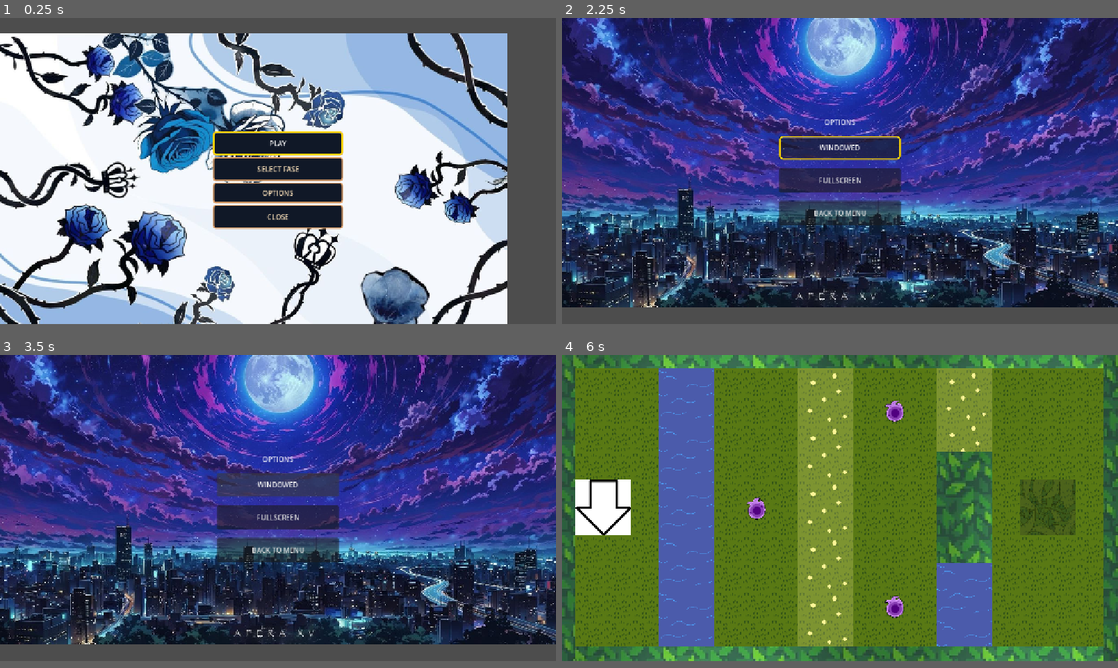
Above: before the commit, frames 1-4 (two rows, left to right).
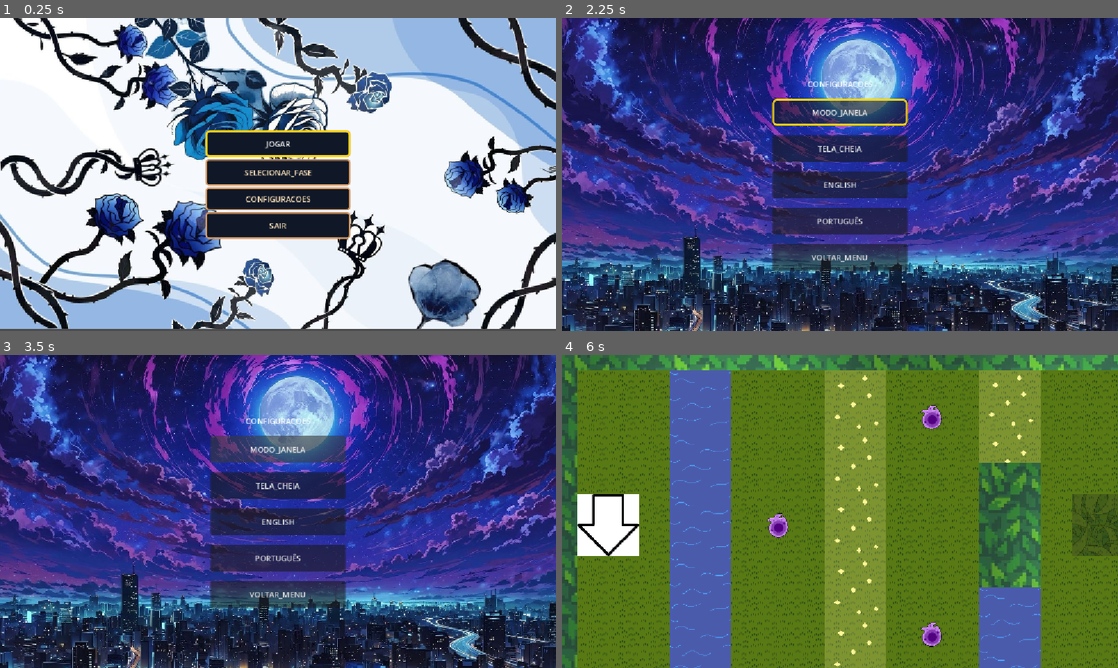
Above: after the commit, the same moments.

Repository: Equipe-Plasma/Switch-Shadow
Game: Godot game, scene res://menu/menu_principal/menu_principal.tscn
Same seed, same stepped clock (60 frames per second), same inputs: the game is played once before the commit and once after it.
Inputs:
- Up to frame 1 (0.25 s): no input
- Up to frame 2 (2.25 s): click "SELECT FASE" (after the commit: "SELECIONAR_FASE") at 0.5 s; click "BACK TO MENU" (after the commit: "VOLTAR_MENU") at 1.25 s; click "OPTIONS" (after the commit: "CONFIGURACOES") at 2 s
- Up to frame 3 (3.5 s): click "WINDOWED" (after the commit: "MODO_JANELA") at 2.75 s
- Up to frame 4 (6 s): click "FULLSCREEN" (after the commit: "TELA_CHEIA") at 3.5 s; click "BACK TO MENU" (after the commit: "VOLTAR_MENU") at 4.25 s; click "PLAY" (after the commit: "JOGAR") at 5 s; click "Pular tutorial" at 5.75 s
In our replay, the window is 800x440 before the commit and 800x450 after it. These sizes can differ from the game's own. Grey fills any space a smaller window leaves; there, only what the larger window draws over its background counts as a difference.

The runs differ from the first frame. In frame 1, 62% of the frame differs, in the area x 0-100%, y 0-100%; in frame 2, 75%; in frame 3, 76%; in frame 4, 52%.

Commit message:
Tela Cheia, tradução - correção de alguns bugs

Diff:
--- a/editor/mecanica/tamanho_tela/configuracao_tela.gd
+++ b/editor/mecanica/tamanho_tela/configuracao_tela.gd
@@ -1,15 +1,16 @@
 
 extends Node
 
+const CAMINHO_CONFIG = "user://configuracoes.cfg"
+
 var modo_tela_cheia: bool = false
+
 
 func _ready() -> void:
 	process_mode = Node.PROCESS_MODE_ALWAYS
 
-	modo_tela_cheia = (
-		DisplayServer.window_get_mode()
-		== DisplayServer.WINDOW_MODE_FULLSCREEN
-	)
+	# Carrega a preferência salva ao iniciar o jogo.
+	carregar_configuracao_tela()
 
 
 func _input(event: InputEvent) -> void:
@@ -20,6 +21,7 @@
 				get_viewport().set_input_as_handled()
 
 
+# Alterna entre tela cheia e modo janela.
 func alternar_modo_tela() -> void:
 	if modo_tela_cheia:
 		ativar_modo_janela()
@@ -27,6 +29,7 @@
 		ativar_tela_cheia()
 
 
+# Ativa o modo tela cheia.
 func ativar_tela_cheia() -> void:
 	DisplayServer.window_set_mode(
 		DisplayServer.WINDOW_MODE_FULLSCREEN
@@ -34,7 +37,11 @@
 
 	modo_tela_cheia = true
 
+	# Salva a preferência do jogador.
+	salvar_configuracao_tela()
 
+
+# Ativa o modo janela.
 func ativar_modo_janela() -> void:
 	DisplayServer.window_set_mode(
 		DisplayServer.WINDOW_MODE_WINDOWED
@@ -42,10 +49,10 @@
 
 	modo_tela_cheia = false
 
-	# Define um tamanho grande para a janela
+	# Define o tamanho da janela.
 	DisplayServer.window_set_size(Vector2i(1280, 720))
 
-	# Centraliza a janela no monitor
+	# Centraliza a janela no monitor.
 	var tela = DisplayServer.window_get_current_screen()
 	var posicao_tela = DisplayServer.screen_get_position(tela)
 	var tamanho_tela = DisplayServer.screen_get_size(tela)
@@ -54,3 +61,50 @@
 	DisplayServer.window_set_position(
 		posicao_tela + (tamanho_tela - tamanho_janela) / 2
 	)
+
+	# Salva a preferência do jogador.
+	salvar_configuracao_tela()
+
+
+# Salva a configuração em um arquivo.
+func salvar_configuracao_tela() -> void:
+	var config = ConfigFile.new()
+
+	# Carrega configurações existentes, caso existam.
+	config.load(CAMINHO_CONFIG)
+
+	config.set_value(
+		"video",
+		"tela_cheia",
+		modo_tela_cheia
+	)
+
+	var erro = config.save(CAMINHO_CONFIG)
+
+	if erro != OK:
+		push_error(
+			"Erro ao salvar configuração de tela: " + str(erro)
+		)
+
+
+# Carrega a configuração salva ao iniciar.
+func carregar_configuracao_tela() -> void:
+	var config = ConfigFile.new()
+
+	var erro = config.load(CAMINHO_CONFIG)
+
+	if erro != OK:
+		# Primeira execução: inicia em modo janela.
+		ativar_modo_janela()
+		return
+
+	var tela_cheia: bool = config.get_value(
+		"video",
+		"tela_cheia",
+		false
+	)
+
+	if tela_cheia:
+		ativar_tela_cheia()
+	else:
+		ativar_modo_janela()
--- a/editor/paredes/parede_alternada/parede_alternada.gd
+++ b/editor/paredes/parede_alternada/parede_alternada.gd
@@ -1,11 +1,26 @@
+
 @tool
 extends StaticBody2D
+@export var textura_player: Texture2D:
+	set(valor):
+		textura_player = valor
+		atualizar_estado()
 
-# Estados possíveis da parede
-enum EstadoParede { BLOQUEIA_PLAYER, BLOQUEIA_SOMBRA }
+@export var textura_sombra: Texture2D:
+	set(valor):
+		textura_sombra = valor
+		atualizar_estado()
 
-# Estado inicial que você pode escolher direto no Inspetor do Godot
-@export var estado_atual: EstadoParede = EstadoParede.BLOQUEIA_PLAYER
+enum EstadoParede {
+	BLOQUEIA_PLAYER,
+	BLOQUEIA_SOMBRA
+}
+
+@export var estado_atual: EstadoParede = EstadoParede.BLOQUEIA_PLAYER:
+	set(valor):
+		estado_atual = valor
+		atualizar_estado()
+
 
 @export var tamanho: Vector2 = Vector2(128, 128):
 	set(valor):
@@ -15,62 +30,57 @@
 		)
 		atualizar_parede()
 
+
 @onready var textura: TextureRect = $Textura
 @onready var colisao: CollisionShape2D = $CollisionShape2D
 
 func _ready() -> void:
-	# Garante que a parede pertença ao grupo correto para receber o comando de troca
 	if not is_in_group("paredes_alternadas"):
 		add_to_group("paredes_alternadas")
 
-	# Garante um shape independente e único para cada instância na fase
 	if colisao.shape == null:
 		colisao.shape = RectangleShape2D.new()
 	else:
-
 		colisao.shape = colisao.shape.duplicate()
 
 	atualizar_parede()
 	atualizar_estado()
-
-# Esta função é chamada automaticamente por todas as paredes quando você aperta ESPAÇO
 func alternar_estado() -> void:
 	if estado_atual == EstadoParede.BLOQUEIA_PLAYER:
 		estado_atual = EstadoParede.BLOQUEIA_SOMBRA
 	else:
 		estado_atual = EstadoParede.BLOQUEIA_PLAYER
 
-	atualizar_estado()
+func atualizar_estado() -> void:
+	if not is_node_ready():
+		return
 
-func atualizar_estado() -> void:
 	match estado_atual:
 		EstadoParede.BLOQUEIA_PLAYER:
-			# BLOQUEIA O PLAYER (Layer 4) E DEIXA A SOMBRA PASSAR (Layer 5 desativada)
 			set_collision_layer_value(4, true)
 			set_collision_layer_value(5, false)
 
-			if textura:
-				textura.modulate = Color(0.482, 0.494, 1.0, 1.0) # Azul
+			if textura and textura_player:
+				textura.texture = textura_player
+				textura.modulate = Color.WHITE
 
 		EstadoParede.BLOQUEIA_SOMBRA:
-			# DEIXA O PLAYER PASSAR (Layer 4 desativada) E BLOQUEIA A SOMBRA (Layer 5)
 			set_collision_layer_value(4, false)
 			set_collision_layer_value(5, true)
 
-			if textura:
-				textura.modulate = Color(0.616, 0.329, 1.0, 1.0) # Roxo
+			if textura and textura_sombra:
+				textura.texture = textura_sombra
+				textura.modulate = Color.WHITE
 
 func atualizar_parede() -> void:
 	if not is_node_ready():
 		return
 
-	# Ajusta a textura
 	if textura:
 		textura.position = -tamanho / 2.0
 		textura.size = tamanho
 		textura.stretch_mode = TextureRect.STRETCH_TILE
 
-	# Ajusta a colisão de forma independente
 	if colisao and colisao.shape is RectangleShape2D:
 		colisao.shape.size = tamanho
 
--- a/editor/paredes/parede_alternada/parede_alternada.tscn
+++ b/editor/paredes/parede_alternada/parede_alternada.tscn
@@ -1,17 +1,19 @@
 [gd_scene format=3 uid="uid://02o86sq42eyk"]
 
 [ext_resource type="Script" uid="uid://hg8ept6cpdtu" path="res://editor/paredes/parede_alternada/parede_alternada.gd" id="1_32u8d"]
-[ext_resource type="Texture2D" uid="uid://sq0ylhhc2fj3" path="res://assets/paredes/parede_alternada.png" id="1_tcs4e"]
+[ext_resource type="Texture2D" uid="uid://bfpxgevsjekfe" path="res://assets/paredes/parede_bloqueia_player.png" id="2_6656n"]
+[ext_resource type="Texture2D" uid="uid://cedmu6f6b8hac" path="res://assets/paredes/parede_bloqueia_sombra.png" id="3_13hg0"]
 
-[sub_resource type="RectangleShape2D" id="RectangleShape2D_isiyx"]
-size = Vector2(256, 128)
+[sub_resource type="RectangleShape2D" id="RectangleShape2D_6656n"]
+size = Vector2(128, 128)
 
 [node name="ParedeAlternada" type="StaticBody2D" unique_id=1462242306 groups=["paredes_alternadas"]]
 collision_layer = 9
 script = ExtResource("1_32u8d")
+textura_player = ExtResource("2_6656n")
+textura_sombra = ExtResource("3_13hg0")
 
 [node name="Textura" type="TextureRect" parent="." unique_id=1268126329]
-modulate = Color(0.482, 0.494, 1, 1)
 anchors_preset = 8
 anchor_left = 0.5
 anchor_top = 0.5
@@ -23,9 +25,9 @@
 offset_bottom = 64.0
 grow_horizontal = 2
 grow_vertical = 2
-texture = ExtResource("1_tcs4e")
+texture = ExtResource("2_6656n")
 expand_mode = 1
 stretch_mode = 1
 
 [node name="CollisionShape2D" type="CollisionShape2D" parent="." unique_id=1385884709]
-shape = SubResource("RectangleShape2D_isiyx")
+shape = SubResource("RectangleShape2D_6656n")
--- a/fase/fase 1/fase_1.gd
+++ b/fase/fase 1/fase_1.gd
@@ -1,10 +1,10 @@
 extends Node2D
 signal troca_realizada
+var portal_liberado: bool = false
 
 @onready var player: CharacterBody2D = $Player
 @onready var sombra: CharacterBody2D = $Sombra
 @onready var portal = $PortalSaida
-
 var total_itens: int = 0
 var fase_concluida: bool = false
 
@@ -79,12 +79,11 @@
 	var itens_restantes = get_tree().get_nodes_in_group("itens").size()
 
 	# Quando todos os itens forem coletados
-	if total_itens > 0 and itens_restantes == 0:
+	if total_itens > 0 and itens_restantes == 0 and not portal_liberado:
+		portal_liberado = true
+		print("Todos os itens coletados! Portal ativado!")
 		portal.ativar()
-		var mostrar
-		if mostrar:
-			print("Todos os itens coletados! Portal ativado!")
-			mostrar = false # Bloqueia o if para sempre
+
 
 
 func avancar_para_proxima_fase() -> void:
--- a/fase/fase 1/fase_1.tscn
+++ b/fase/fase 1/fase_1.tscn
@@ -67,6 +67,7 @@
 tamanho = Vector2(128, 202)
 
 [node name="TutorialInterativo" type="CanvasLayer" parent="." unique_id=521553675]
+auto_translate_mode = 1
 script = ExtResource("12_ub1qc")
 
 [node name="ParedeSuperior" parent="." unique_id=925734375 instance=ExtResource("10_01sd7")]
--- a/fase/fase 8/fase_8.gd
+++ b/fase/fase 8/fase_8.gd
@@ -1,5 +1,5 @@
 extends Node2D
-
+var portal_liberado: bool = false
 @onready var player: CharacterBody2D = $Player
 @onready var sombra: CharacterBody2D = $Sombra
 @onready var portal = $PortalSaida
@@ -89,7 +89,8 @@
 	var itens_restantes = get_tree().get_nodes_in_group("itens").size()
 
 	# Quando todos os itens forem coletados
-	if total_itens > 0 and itens_restantes == 0:
+	if total_itens > 0 and itens_restantes == 0 and not portal_liberado:
+		portal_liberado = true
 		portal.ativar()
 		print("Todos os itens coletados! Portal ativado!")
 
--- a/fase/fase 8/fase_8.tscn
+++ b/fase/fase 8/fase_8.tscn
@@ -27,6 +27,7 @@
 tamanho = Vector2(192, 256)
 
 [node name="MenuPausa" parent="." unique_id=1672884906 instance=ExtResource("7_mb6o6")]
+visible = false
 
 [node name="PortalSaida" parent="." unique_id=1057710737 instance=ExtResource("8_2ew01")]
 position = Vector2(608, 352)
--- /dev/null
+++ b/idiomas/gerenciador_idioma.gd
@@ -0,0 +1,31 @@
+extends Node
+
+const CAMINHO_CONFIG = "user://idioma.cfg"
+
+func _ready() -> void:
+	carregar_idioma()
+
+
+func alterar_idioma(codigo: String) -> void:
+	TranslationServer.set_locale(codigo)
+	salvar_idioma(codigo)
+
+
+func salvar_idioma(codigo: String) -> void:
+	var config = ConfigFile.new()
+	config.set_value("idioma", "atual", codigo)
+	config.save(CAMINHO_CONFIG)
+
+
+func carregar_idioma() -> void:
+	var config = ConfigFile.new()
+
+	if config.load(CAMINHO_CONFIG) == OK:
+		var idioma = config.get_value(
+			"idioma",
+			"atual",
+            "pt_BR"
+		)
+		TranslationServer.set_locale(idioma)
+	else:
+		TranslationServer.set_locale("pt_BR")
--- /dev/null
+++ b/idiomas/traducoes.csv
@@ -0,0 +1,23 @@
+
+keys,pt_BR,en
+MENU_JOGAR,JOGAR,PLAY
+MENU_SELECIONAR,SELECIONAR FASE,SELECT LEVEL
+MENU_OPCOES,OPÇÕES,OPTIONS
+MENU_SAIR,SAIR,EXIT
+MENU_TITULO,THAT GAME JAM,THAT GAME JAM
+OPCOES_TITULO,CONFIGURAÇÕES,SETTINGS
+OPCOES_JANELA,MODO JANELA,WINDOWED
+OPCOES_TELA_CHEIA,TELA CHEIA,FULLSCREEN
+OPCOES_INGLES,INGLÊS,ENGLISH
+OPCOES_PORTUGUES,PORTUGUÊS,PORTUGUESE
+VOLTAR_MENU,VOLTAR AO MENU,BACK TO MENU
+SELECAO_TITULO,SELECIONAR FASE,SELECT LEVEL
+FASE_NOME,Fase,Level
+FASE_DESENVOLVIMENTO,"A Fase {numero} ainda está em desenvolvimento!\n\nAguarde as próximas atualizações.","Level {numero} is still in development!\n\nWait for the next updates."
+POPUP_ENTENDI,ENTENDI,GOT IT
+TUTORIAL_MOVIMENTACAO,"MOVIMENTAÇÃO\nUse W, A, S, D ou as SETAS DIRECIONAIS para movimentar os personagens. Observe que apenas a sombra consegue atravessar esta parede.","MOVEMENT\nUse W, A, S, D or the ARROW KEYS to move the characters. Notice that only the shadow can pass through this wall."
+TUTORIAL_TROCA,"TROCA DE POSIÇÕES\nAgora pressione ESPAÇO para trocar de posição com sua sombra e conseguir atravessar a parede.","POSITION SWAP\nNow press SPACE to swap positions with your shadow and get past the wall."
+TUTORIAL_COLETA,"COLETA DE ITENS\nColete TODOS os itens espalhados pela fase. Você precisará de todos para desbloquear o portal.","ITEM COLLECTION\nCollect ALL the items scattered throughout the level. You will need every item to unlock the portal."
+TUTORIAL_PORTAL,"OBJETIVO FINAL\nMuito bem! Todos os itens foram coletados. O portal está desbloqueado. Encontre-o para concluir a fase.","FINAL OBJECTIVE\nWell done! All items have been collected. The portal is now unlocked. Find it to complete the level."
+TUTORIAL_FINALIZADO,Tutorial concluído!,Tutorial completed!
+TUTORIAL_PULAR,Pular tutorial,Skip tutorial
--- a/menu/menu_principal/menu_principal.tscn
+++ b/menu/menu_principal/menu_principal.tscn
@@ -99,7 +99,7 @@
 theme_override_colors/font_color = Color(1, 0.8980392, 0.7411765, 1)
 theme_override_styles/normal = ExtResource("3_oc0hg")
 theme_override_styles/hover = SubResource("StyleBoxFlat_2j2di")
-text = "PLAY"
+text = "JOGAR"
 
 [node name="BotaoSelecionar" type="Button" parent="CenterContainer/VBoxContainer/MenuBotoes" unique_id=1276524468]
 custom_minimum_size = Vector2(300, 55)
@@ -107,13 +107,13 @@
 theme_override_colors/font_color = Color(1, 0.8980392, 0.7411765, 1)
 theme_override_styles/normal = SubResource("StyleBoxFlat_57qmd")
 theme_override_styles/hover = SubResource("StyleBoxFlat_33x8s")
-text = "SELECT FASE"
+text = "SELECIONAR_FASE"
 
 [node name="BotaoOpcoes" type="Button" parent="CenterContainer/VBoxContainer/MenuBotoes" unique_id=1297053230]
 layout_mode = 2
 theme_override_colors/font_color = Color(1, 0.8980392, 0.7411765, 1)
 theme_override_styles/normal = ExtResource("3_oc0hg")
-text = "OPTIONS"
+text = "CONFIGURACOES"
 
 [node name="BotaoSair" type="Button" parent="CenterContainer/VBoxContainer/MenuBotoes" unique_id=38665993]
 custom_minimum_size = Vector2(300, 55)
@@ -121,7 +121,7 @@
 theme_override_colors/font_color = Color(1, 0.8980392, 0.7411765, 1)
 theme_override_styles/normal = SubResource("StyleBoxFlat_fcnqv")
 theme_override_styles/hover = SubResource("StyleBoxFlat_7numd")
-text = "CLOSE"
+text = "SAIR"
 
 [connection signal="pressed" from="CenterContainer/VBoxContainer/MenuBotoes/BotaoJogar" to="." method="_on_botao_jogar_pressed"]
 [connection signal="pressed" from="CenterContainer/VBoxContainer/MenuBotoes/BotaoSelecionar" to="." method="_on_botao_selecionar_pressed"]
--- a/menu/opcoes/menu_opcoes.gd
+++ b/menu/opcoes/menu_opcoes.gd
@@ -5,6 +5,8 @@
 
 @onready var botao_janela: Button = $CenterContainer/VBoxContainer/BotaoJanela
 @onready var botao_tela_cheia: Button = $CenterContainer/VBoxContainer/BotaoTelaCheia
+@onready var botao_portugues: Button = $CenterContainer/VBoxContainer/BotaoPortugues
+@onready var botao_ingles: Button = $CenterContainer/VBoxContainer/BotaoIngles
 @onready var botao_voltar: Button = $CenterContainer/VBoxContainer/BotaoVoltar
 
 var botoes: Array[Button] = []
@@ -17,6 +19,8 @@
 	botoes = [
 		botao_janela,
 		botao_tela_cheia,
+		botao_portugues,
+		botao_ingles,
 		botao_voltar
 	]
 
@@ -39,9 +43,14 @@
 
 	botao_janela.pressed.connect(_on_botao_janela_pressed)
 	botao_tela_cheia.pressed.connect(_on_botao_tela_cheia_pressed)
+	botao_portugues.pressed.connect(_on_botao_portugues_pressed)
+	botao_ingles.pressed.connect(_on_botao_ingles_pressed)
 	botao_voltar.pressed.connect(_on_botao_voltar_pressed)
 
 	selecionar_botao(0)
+	print("Idioma atual: ", TranslationServer.get_locale())
+	print("Teste janela: ", tr("MODO_JANELA"))
+	print("Teste tela cheia: ", tr("TELA_CHEIA"))
 
 
 func _input(event: InputEvent) -> void:
@@ -99,5 +108,15 @@
 	ConfiguracaoTela.ativar_tela_cheia()
 
 
+func _on_botao_portugues_pressed() -> void:
+	GerenciadorIdioma.alterar_idioma("pt_BR")
+	print("Idioma alterado para Português")
+
+
+func _on_botao_ingles_pressed() -> void:
+	GerenciadorIdioma.alterar_idioma("en")
+	print("Language changed to English")
+
+
 func _on_botao_voltar_pressed() -> void:
 	get_tree().change_scene_to_file(MENU_PRINCIPAL)
--- a/menu/opcoes/menu_opcoes.tscn
+++ b/menu/opcoes/menu_opcoes.tscn
@@ -36,29 +36,47 @@
 anchor_bottom = 1.0
 grow_horizontal = 2
 grow_vertical = 2
+tooltip_auto_translate_mode = 1
 
 [node name="VBoxContainer" type="VBoxContainer" parent="CenterContainer" unique_id=1088439113]
 layout_mode = 2
+tooltip_auto_translate_mode = 1
 theme_override_constants/separation = 20
 alignment = 1
 
 [node name="Titulo" type="Label" parent="CenterContainer/VBoxContainer" unique_id=433938574]
 layout_mode = 2
 size_flags_horizontal = 4
-text = "OPTIONS"
+tooltip_auto_translate_mode = 1
+text = "CONFIGURACOES"
 horizontal_alignment = 1
 
 [node name="BotaoJanela" type="Button" parent="CenterContainer/VBoxContainer" unique_id=827707290]
 custom_minimum_size = Vector2(280, 55)
 layout_mode = 2
-text = "WINDOWED"
+tooltip_auto_translate_mode = 1
+text = "MODO_JANELA"
 
 [node name="BotaoTelaCheia" type="Button" parent="CenterContainer/VBoxContainer" unique_id=952040378]
 custom_minimum_size = Vector2(280, 55)
 layout_mode = 2
-text = "FULLSCREEN"
+tooltip_auto_translate_mode = 1
+text = "TELA_CHEIA"
+
+[node name="BotaoIngles" type="Button" parent="CenterContainer/VBoxContainer" unique_id=1493392680]
+custom_minimum_size = Vector2(280, 55)
+layout_mode = 2
+tooltip_auto_translate_mode = 1
+text = "ENGLISH"
+
+[node name="BotaoPortugues" type="Button" parent="CenterContainer/VBoxContainer" unique_id=1683342587]
+custom_minimum_size = Vector2(280, 55)
+layout_mode = 2
+tooltip_auto_translate_mode = 1
+text = "PORTUGUÊS"
 
 [node name="BotaoVoltar" type="Button" parent="CenterContainer/VBoxContainer" unique_id=1727289189]
 custom_minimum_size = Vector2(280, 55)
 layout_mode = 2
-text = "BACK TO MENU"
+tooltip_auto_translate_mode = 1
+text = "VOLTAR_MENU"
--- a/menu/selecao_fases/selecao_fases.gd
+++ b/menu/selecao_fases/selecao_fases.gd
@@ -16,11 +16,13 @@
 var botoes_fases: Array[Button] = []
 var indice_selecionado: int = 0
 var menu_selecionado: bool = false
+var fase_popup: int = 0
 
 
 # ==========================================
 # INICIALIZAÇÃO
 # ==========================================
+
 func _ready() -> void:
 	get_tree().paused = false
 
@@ -28,7 +30,48 @@
 	criar_botoes()
 	configurar_vizinhos()
 
+	get_tree().node_configuration_warning_changed.connect(
+	atualizar_traducoes
+	)
+
+	atualizar_traducoes()
 	selecionar_botao(0)
+
+
+# ==========================================
+# ATUALIZAÇÃO DAS TRADUÇÕES
+# ==========================================
+
+func atualizar_traducoes() -> void:
+	for i in range(botoes_fases.size()):
+		var numero = i + 1
+		var botao = botoes_fases[i]
+
+		botao.text = tr("FASE") + " " + str(numero)
+
+		if numero <= FASES_PRONTAS:
+			botao.text += " ✓"
+		else:
+			botao.text += " 🔒"
+
+	botao_entendi.text = tr("ENTENDI")
+
+	if overlay_popup.visible and fase_popup > 0:
+		atualizar_texto_popup()
+
+
+func atualizar_texto_popup() -> void:
+	texto_popup.text = (
+		tr("FASE") + " " + str(fase_popup) + " " +
+		tr("FASE_DESENVOLVIMENTO") +
+		"\n\n" +
+		tr("AGUARDE_ATUALIZACOES")
+	)
+
+
+# ==========================================
+# CONFIGURAR VIZINHOS
+# ==========================================
 
 func configurar_vizinhos() -> void:
 	botao_voltar.focus_mode = Control.FOCUS_ALL
@@ -46,23 +89,34 @@
 		if coluna < COLUNAS - 1:
 			direita = i + 1
 
-		botao.focus_neighbor_left = botao.get_path_to(botoes_fases[esquerda])
-		botao.focus_neighbor_right = botao.get_path_to(botoes_fases[direita])
+		botao.focus_neighbor_left = botao.get_path_to(
+			botoes_fases[esquerda]
+		)
+
+		botao.focus_neighbor_right = botao.get_path_to(
+			botoes_fases[direita]
+		)
 
 		if i >= COLUNAS:
-			botao.focus_neighbor_top = botao.get_path_to(botoes_fases[i - COLUNAS])
+			botao.focus_neighbor_top = botao.get_path_to(
+				botoes_fases[i - COLUNAS]
+			)
 
 		if i + COLUNAS < botoes_fases.size():
-			botao.focus_neighbor_bottom = botao.get_path_to(botoes_fases[i + COLUNAS])
+			botao.focus_neighbor_bottom = botao.get_path_to(
+				botoes_fases[i + COLUNAS]
+			)
 		else:
-			botao.focus_neighbor_bottom = botao.get_path_to(botao_voltar)
-
-	# Impede a navegação horizontal de sair do botão voltar
+			botao.focus_neighbor_bottom = botao.get_path_to(
+				botao_voltar
+			)
+
 	botao_voltar.focus_neighbor_left = botao_voltar.get_path()
 	botao_voltar.focus_neighbor_right = botao_voltar.get_path()
 
-	# Ao subir do botão voltar, retorna à fase correspondente
-	botao_voltar.focus_neighbor_top = botao_voltar.get_path_to(botoes_fases[5])
+	botao_voltar.focus_neighbor_top = botao_voltar.get_path_to(
+		botoes_fases[5]
+	)
 
 
 # ==========================================
@@ -73,9 +127,12 @@
 	for numero in range(1, TOTAL_FASES + 1):
 		var botao = Button.new()
 
-		botao.text = "Fase " + str(numero)
+		botao.text = tr("FASE") + " " + str(numero)
 		botao.custom_minimum_size = Vector2(110, 65)
 		botao.focus_mode = Control.FOCUS_ALL
+
+		# Texto já traduzido pelo script
+		botao.auto_translate_mode = Node.AUTO_TRANSLATE_MODE_DISABLED
 
 		var estilo = StyleBoxFlat.new()
 		estilo.bg_color = Color("#101827")
@@ -131,7 +188,6 @@
 # ==========================================
 # NAVEGAÇÃO PELO TECLADO
 # ==========================================
-
 
 func _unhandled_key_input(event: InputEvent) -> void:
 	if not event is InputEventKey:
@@ -194,9 +250,11 @@
 		selecionar_botao(novo_indice)
 		get_viewport().set_input_as_handled()
 
+
 # ==========================================
 # SELEÇÃO VISUAL
 # ==========================================
+
 func selecionar_botao(indice: int) -> void:
 	if indice < 0 or indice >= botoes_fases.size():
 		return
@@ -204,20 +262,21 @@
 	menu_selecionado = false
 	indice_selecionado = indice
 	botoes_fases[indice_selecionado].grab_focus()
+
+
 func selecionar_menu_voltar() -> void:
 	menu_selecionado = true
 	botao_voltar.grab_focus()
+
+
 # ==========================================
 # ABRIR FASE
 # ==========================================
 
 func selecionar_fase(numero: int) -> void:
 	if numero > FASES_PRONTAS:
-		texto_popup.text = (
-			"Fase " + str(numero) +
-			" it's still in development!\n\n" +
-			"Wait for the next updates."
-		)
+		fase_popup = numero
+		atualizar_texto_popup()
 
 		overlay_popup.show()
 		botao_entendi.grab_focus()
@@ -232,6 +291,7 @@
 
 func fechar_popup() -> void:
 	overlay_popup.hide()
+	fase_popup = 0
 	selecionar_botao(indice_selecionado)
 
 
--- a/menu/selecao_fases/selecao_fases.tscn
+++ b/menu/selecao_fases/selecao_fases.tscn
@@ -64,8 +64,9 @@
 
 [node name="BotaoVoltar" type="Button" parent="CenterContainer/VBoxContainer" unique_id=104350761]
 layout_mode = 2
+tooltip_auto_translate_mode = 1
 theme_override_styles/normal = ExtResource("3_ndwa0")
-text = "BACK TO MENU"
+text = "VOLTAR_MENU"
 
 [node name="OverlayPopup" type="ColorRect" parent="." unique_id=1097379124]
 layout_mode = 1
--- a/menu/telas/tela_derrota/tela_derrota.tscn
+++ b/menu/telas/tela_derrota/tela_derrota.tscn
@@ -50,16 +50,17 @@
 offset_bottom = -174.0
 grow_horizontal = 2
 grow_vertical = 0
-text = "Tentar Novamente"
+text = "TRY AGAIN
+"
 
 [node name="BotaoMenu" type="Button" parent="." unique_id=1799909220]
 process_mode = 3
 custom_minimum_size = Vector2(280, 55)
 layout_mode = 0
-offset_left = 429.0
-offset_top = 499.0
-offset_right = 709.0
-offset_bottom = 554.0
+offset_left = 424.0
+offset_top = 491.0
+offset_right = 704.0
+offset_bottom = 546.0
 text = "BACK TO MENU"
 
 [connection signal="pressed" from="BotaoTentarNovamente" to="." method="_on_botao_tentar_novamente_pressed"]
--- a/menu/telas/tela_vitoria/tela_vitoria.tscn
+++ b/menu/telas/tela_vitoria/tela_vitoria.tscn
@@ -60,9 +60,9 @@
 anchor_right = 0.5
 anchor_bottom = 0.5
 offset_left = -80.0
-offset_top = 155.0
+offset_top = 185.0
 offset_right = 80.0
-offset_bottom = 195.0
+offset_bottom = 225.0
 grow_horizontal = 2
 grow_vertical = 2
 text = "BACK TO MENU"
--- a/project.godot
+++ b/project.godot
@@ -19,11 +19,12 @@
 
 Global="*uid://cktdv83vlcx8"
 ConfiguracaoTela="*uid://dvy4qmm8aqxvl"
+GerenciadorIdioma="*uid://d3s7f8lnnfhrj"
 
 [display]
 
-window/size/viewport_width=1280
-window/size/viewport_height=704
+window/size/window_width_override=1280
+window/size/window_height_override=704
 window/stretch/mode="canvas_items"
 
 [input]
@@ -68,6 +69,10 @@
 ]
 }
 
+[internationalization]
+
+locale/translations=PackedStringArray("res://idiomas/traducoes.en.translation", "res://idiomas/traducoes.pt_BR.translation")
+
 [layer_names]
 
 2d_physics/layer_1="Player"
Not shown, added: idiomas/gerenciador_idioma.gd.uid
Not shown, added: idiomas/traducoes.csv.import
Not shown, added: menu/selecao_fases/selecao_fases.tscn2916923235.tmp
Not shown, added: menu/selecao_fases/selecao_fases.tscn2929265143.tmp
